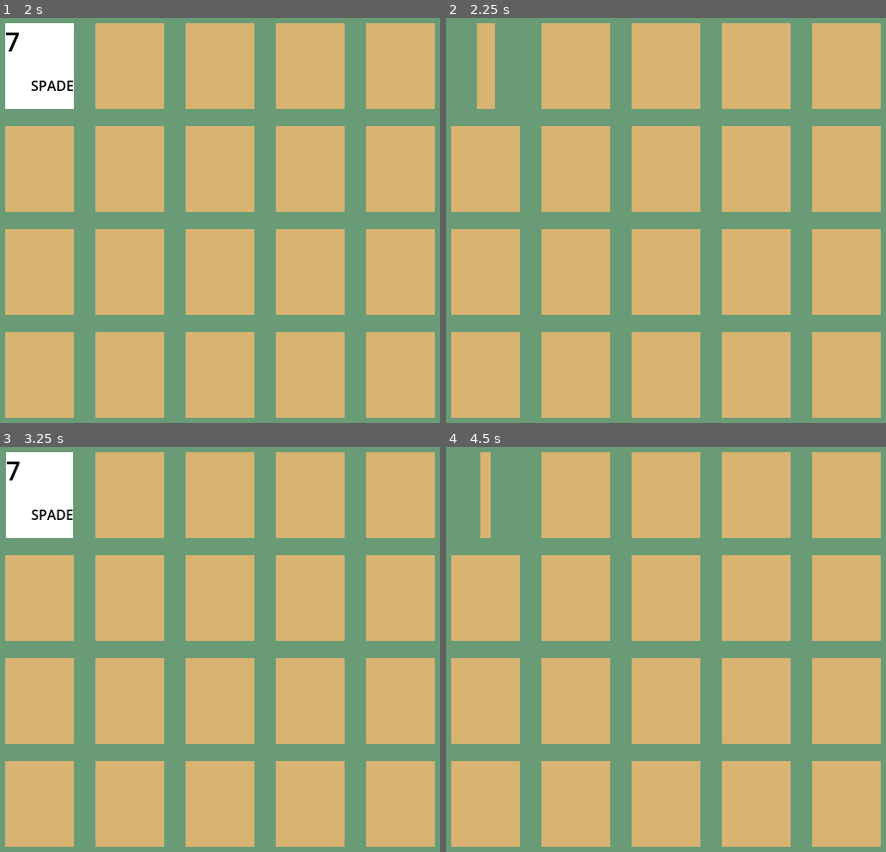
Above: before the commit, frames 1-4 (two rows, left to right).
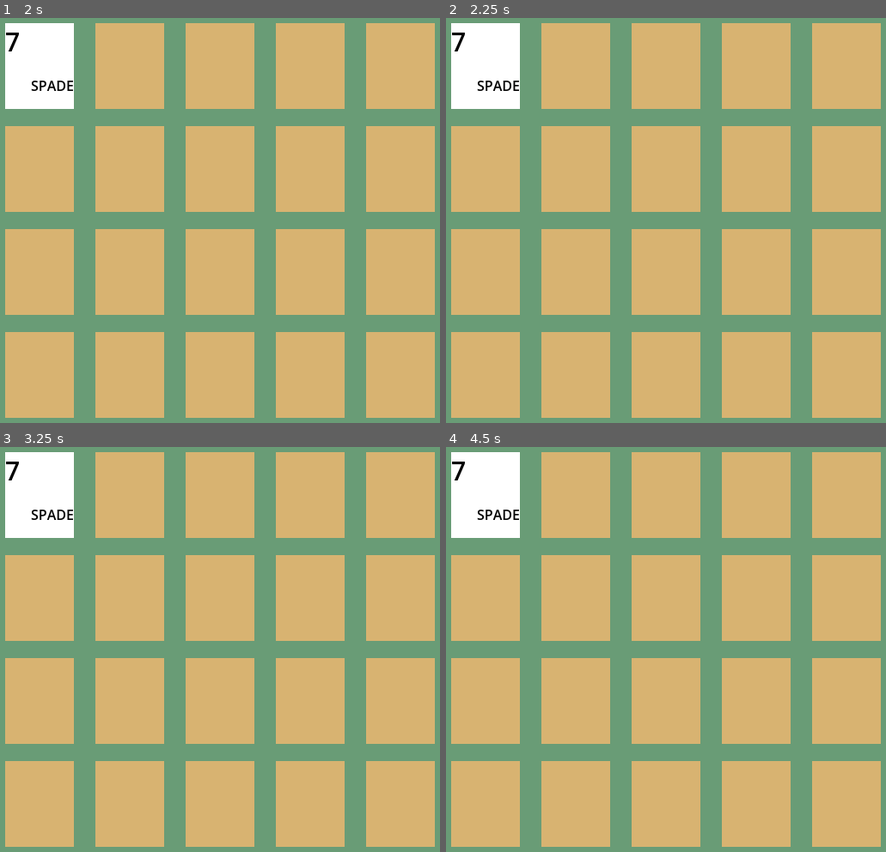
Above: after the commit, the same moments.

Repository: hirohito-doi/godot_concentration_experiment
Game: Godot game, scene res://main.tscn
Two runs of this game, one before a commit and one after it. Both use one fixed random seed, a clock stepped at 60 frames per second and the inputs below.
Inputs (mouse positions are in pixels of both pictures, inside the frame that each line leads up to):
- Up to frame 1 (2 s): click "START" at 0.5 s; click (39, 66) at 1.27 s
- Up to frame 2 (2.25 s): click (485, 66) at 2.02 s
- Up to frame 3 (3.25 s): click (39, 495) at 2.77 s
- Up to frame 4 (4.5 s): tap Enter at 4.25 s

Frame 1 is identical in both runs. In frame 2, 3.3% of the frame differs, in the area x 1-17%, y 1-23%; in frame 3, 0.2%; in frame 4, 3.3%.

Commit message:
カードめくり～仮の結果画面まで

Diff:
--- a/app/card.gd
+++ b/app/card.gd
@@ -1,9 +1,13 @@
 extends Control
 
-var number:int
+signal reversed_card(index)
+
+var index: int
+var number: int
 var suit: String
 
-func set_property(new_number:int, new_suit:String) -> void:
+func set_property(new_index:int, new_number:int, new_suit:String) -> void:
+	index = new_index
 	number = new_number
 	suit = new_suit
 
@@ -11,7 +15,23 @@
 	$Face/Suit.text = suit
 
 
+func undo_card() -> void:
+	$AnimationPlayer.stop()
+	$ClickableArea.disabled = false
+
+
+func hide_card() -> void:
+	$Face.visible = false
+	$Back.visible = false
+	$ClickableArea.visible = false
+
 
 func _on_clickable_area_pressed() -> void:
 	# カードをめくる
+	$ClickableArea.disabled = true
 	$AnimationPlayer.play("reverse")
+
+
+func _on_animation_player_animation_finished(anim_name: StringName) -> void:
+	if anim_name == "reverse":
+		reversed_card.emit(index)
--- a/app/card.tscn
+++ b/app/card.tscn
@@ -97,3 +97,4 @@
 }
 
 [connection signal="pressed" from="ClickableArea" to="." method="_on_clickable_area_pressed"]
+[connection signal="animation_finished" from="AnimationPlayer" to="." method="_on_animation_player_animation_finished"]
--- a/app/common/utils.gd
+++ b/app/common/utils.gd
@@ -1,5 +1,3 @@
-extends Script
-
 enum SUIT { SPADE, HEART, DIAMOND, CLUB }
 
 # トランプを一組作成する
--- a/app/main.gd
+++ b/app/main.gd
@@ -5,15 +5,59 @@
 @export var card_scene: PackedScene
 
 # トランプカード1組
-@onready var deck = utils.create_trump_deck()
-
+@onready var deck:Array = utils.create_trump_deck()
+var game_deck_origin:Array
+var game_deck_current:Array
+var obtain_cards:Array
+var obtain_cards_opponent:Array
+var revealing_cards_index:Array
 
 func start_game() -> void:
 	# ゲームに使用するカードを決定する
-	var game_deck = utils.setup_game_deck(deck)
+	game_deck_origin = utils.setup_game_deck(deck)
+	game_deck_current = game_deck_origin.duplicate()
 
 	# 場にカードを並べる
-	for card in game_deck:
+	for index in game_deck_origin.size():
+		var card = game_deck_origin[index]
 		var cardInstance = card_scene.instantiate()
-		cardInstance.set_property(card.number, card.suit)
+		cardInstance.set_property(index, card.number, card.suit)
+		cardInstance.connect('reversed_card', check_reversed_card)
 		$Field.add_child(cardInstance)
+
+func check_reversed_card(index:int) -> void:
+	revealing_cards_index.push_back(index)
+
+	# めくったカードが1枚目の場合は終了
+	if(revealing_cards_index.size() == 2):
+		$CheckTimer.start()
+
+
+# 2枚めくった後に一定時間経過後、獲得または元に戻す
+func _on_check_timer_timeout() -> void:
+	var index_0 = revealing_cards_index[0]
+	var index_1 = revealing_cards_index[1]
+	var target_card_0 = game_deck_origin[index_0]
+	var target_card_1 = game_deck_origin[index_1]
+
+	# めくったカードの数字が一致するか確認
+	if target_card_0["number"] == target_card_1["number"]:
+		# 一致する
+		# 場のカードの表示を消す
+		$Field.get_child(index_0).hide_card()
+		$Field.get_child(index_1).hide_card()
+
+		# 自分の手札に加える
+		obtain_cards.push_back(target_card_0)
+		obtain_cards.push_back(target_card_1)
+
+		# 終了判定
+		if obtain_cards.size() == 2:
+			$Result.show_result()
+	else:
+		# 一致していなければ元に戻す
+		$Field.get_child(index_0).undo_card()
+		$Field.get_child(index_1).undo_card()
+
+	# 初期化
+	revealing_cards_index = []
--- a/app/main.tscn
+++ b/app/main.tscn
@@ -1,8 +1,9 @@
-[gd_scene load_steps=4 format=3 uid="uid://wb0nc63je6ay"]
+[gd_scene load_steps=5 format=3 uid="uid://wb0nc63je6ay"]
 
 [ext_resource type="Script" path="res://main.gd" id="1_6snme"]
 [ext_resource type="PackedScene" uid="uid://5mn8xxs0vakp" path="res://card.tscn" id="1_f16yg"]
 [ext_resource type="PackedScene" uid="uid://b1aqwhm3dsdwl" path="res://ui/start_menu.tscn" id="3_gbwy1"]
+[ext_resource type="PackedScene" uid="uid://dqxk4n4tk1ftu" path="res://ui/result.tscn" id="4_rhvqd"]
 
 [node name="Main" type="Node"]
 script = ExtResource("1_6snme")
@@ -35,4 +36,10 @@
 
 [node name="StartMenu" parent="." instance=ExtResource("3_gbwy1")]
 
+[node name="CheckTimer" type="Timer" parent="."]
+one_shot = true
+
+[node name="Result" parent="." instance=ExtResource("4_rhvqd")]
+
 [connection signal="start_game" from="StartMenu" to="." method="start_game"]
+[connection signal="timeout" from="CheckTimer" to="." method="_on_check_timer_timeout"]
--- a/app/project.godot
+++ b/app/project.godot
@@ -10,7 +10,7 @@
 
 [application]
 
-config/name="Godot Concentration"
+config/name="Godot Concentration Experiment"
 run/main_scene="res://main.tscn"
 config/features=PackedStringArray("4.1", "Forward Plus")
 config/icon="res://icon.svg"
--- /dev/null
+++ b/app/ui/result.gd
@@ -0,0 +1,7 @@
+extends CanvasLayer
+
+func _ready():
+	$AnimationPlayer.stop()
+
+func show_result():
+	$AnimationPlayer.play("show_result")
--- /dev/null
+++ b/app/ui/result.tscn
@@ -0,0 +1,110 @@
+[gd_scene load_steps=4 format=3 uid="uid://dqxk4n4tk1ftu"]
+
+[ext_resource type="Script" path="res://ui/result.gd" id="1_asvo6"]
+
+[sub_resource type="Animation" id="Animation_decmi"]
+resource_name = "show_result"
+tracks/0/type = "value"
+tracks/0/imported = false
+tracks/0/enabled = true
+tracks/0/path = NodePath("Background:position")
+tracks/0/interp = 1
+tracks/0/loop_wrap = true
+tracks/0/keys = {
+"times": PackedFloat32Array(0, 0.2),
+"transitions": PackedFloat32Array(1, 1),
+"update": 0,
+"values": [Vector2(0, 240), Vector2(0, 155)]
+}
+tracks/1/type = "value"
+tracks/1/imported = false
+tracks/1/enabled = true
+tracks/1/path = NodePath("Background:size")
+tracks/1/interp = 1
+tracks/1/loop_wrap = true
+tracks/1/keys = {
+"times": PackedFloat32Array(0, 0.2),
+"transitions": PackedFloat32Array(1.41421, 1),
+"update": 0,
+"values": [Vector2(640, 0), Vector2(640, 180)]
+}
+tracks/2/type = "value"
+tracks/2/imported = false
+tracks/2/enabled = true
+tracks/2/path = NodePath("End:theme_override_colors/font_color")
+tracks/2/interp = 1
+tracks/2/loop_wrap = true
+tracks/2/keys = {
+"times": PackedFloat32Array(0.4, 0.6),
+"transitions": PackedFloat32Array(1, 1.68179),
+"update": 0,
+"values": [Color(1, 1, 1, 0), Color(1, 1, 1, 1)]
+}
+tracks/3/type = "value"
+tracks/3/imported = false
+tracks/3/enabled = true
+tracks/3/path = NodePath("Button:visible")
+tracks/3/interp = 1
+tracks/3/loop_wrap = true
+tracks/3/keys = {
+"times": PackedFloat32Array(0, 1),
+"transitions": PackedFloat32Array(1, 1),
+"update": 1,
+"values": [false, true]
+}
+
+[sub_resource type="AnimationLibrary" id="AnimationLibrary_k7wu2"]
+_data = {
+"show_result": SubResource("Animation_decmi")
+}
+
+[node name="Result" type="CanvasLayer"]
+script = ExtResource("1_asvo6")
+
+[node name="Background" type="ColorRect" parent="."]
+anchors_preset = 8
+anchor_left = 0.5
+anchor_top = 0.5
+anchor_right = 0.5
+anchor_bottom = 0.5
+offset_left = -320.0
+offset_right = 320.0
+grow_horizontal = 2
+grow_vertical = 2
+color = Color(0, 0, 0, 0.588235)
+
+[node name="End" type="Label" parent="."]
+anchors_preset = 8
+anchor_left = 0.5
+anchor_top = 0.5
+anchor_right = 0.5
+anchor_bottom = 0.5
+offset_left = -21.0
+offset_top = -13.0
+offset_right = 21.0
+offset_bottom = 13.0
+grow_horizontal = 2
+grow_vertical = 2
+theme_override_colors/font_color = Color(1, 1, 1, 0)
+theme_override_font_sizes/font_size = 100
+text = "終わり"
+
+[node name="Button" type="Button" parent="."]
+visible = false
+anchors_preset = 3
+anchor_left = 1.0
+anchor_top = 1.0
+anchor_right = 1.0
+anchor_bottom = 1.0
+offset_left = -200.0
+offset_top = -110.0
+offset_bottom = -57.0
+grow_horizontal = 0
+grow_vertical = 0
+theme_override_font_sizes/font_size = 32
+text = "再挑戦"
+
+[node name="AnimationPlayer" type="AnimationPlayer" parent="."]
+libraries = {
+"": SubResource("AnimationLibrary_k7wu2")
+}
